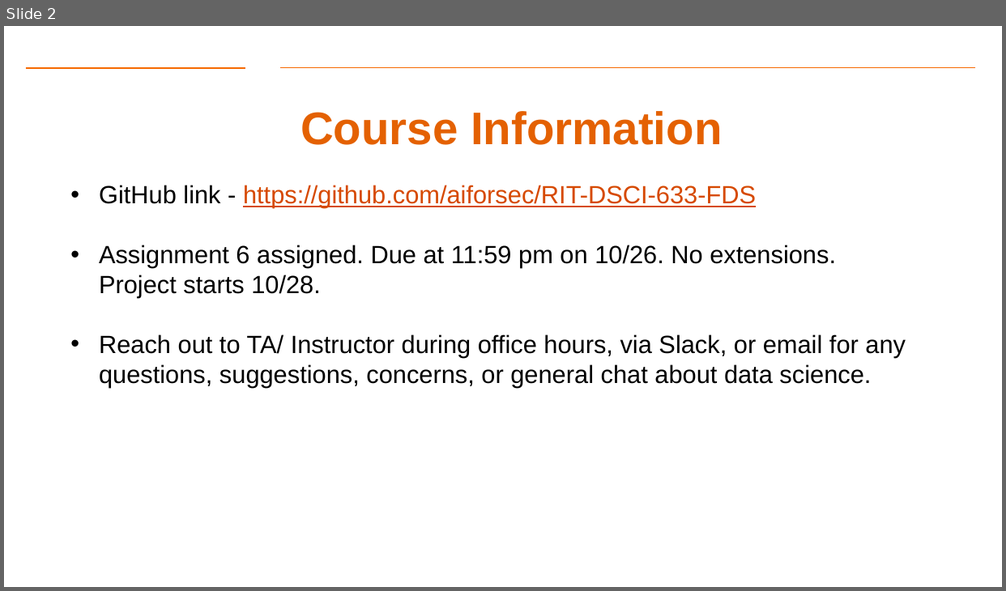
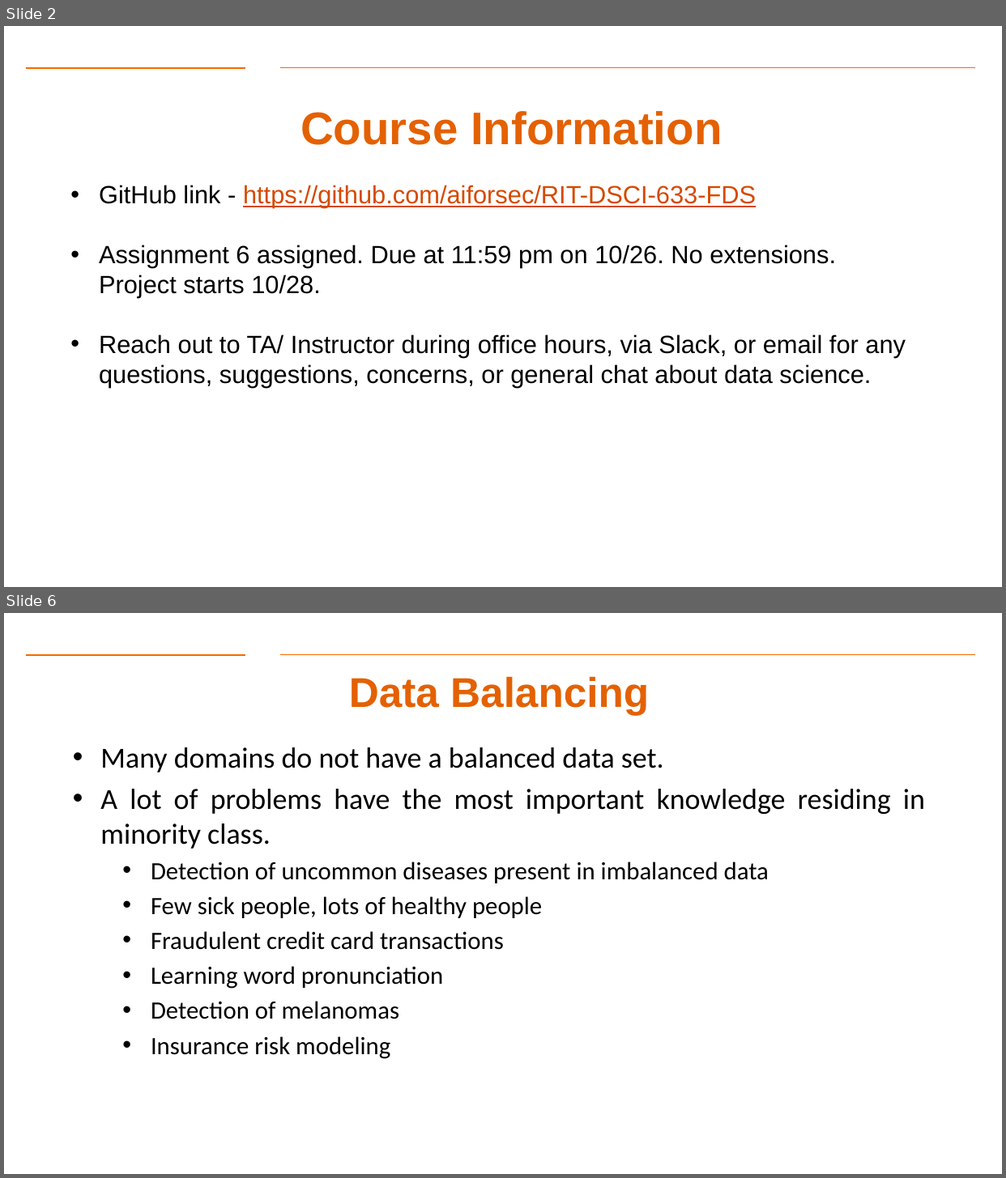
Before and after one commit to Dre1896/RIT-DSCI-633-FDS, a slide deck: Syllabus/Lecture16/Lec16.pptx. Shown one above the other, each under a label of ours: slide 2 before the commit, slides 2 and 6 after it; the slides between them are not shown. The pictures are 1006x591 and 1006x1178 pixels, drawn with LibreOffice and Linux fonts; fonts in the diff are those of the drawing; background and template pictures are left out. Boxes give left, top, right and bottom in pixels: in the first picture for what was removed or moved away, otherwise in the second. Text is boxed around its words. In the diff, an @@ line names an element or a change of style, - is before the commit and + after.

```diff
--- a/Syllabus/Lecture16/Lec16.pptx
+++ b/Syllabus/Lecture16/Lec16.pptx
@@ slide 6 added at [4,613,1002,1174], background #FFFFFF; not listed: 2 template elements that a slide beside it also shows @@
@@ title added at [349,676,649,715], 40 pt, text #E46102, bold @@
+Data Balancing
@@ text added at [100,747,925,1059], 24 pt, text #000000 @@
+• Many domains do not have a balanced data set.
+• A lot of problems have the most important knowledge residing in minority class.
+  • Detection of uncommon diseases present in imbalanced data
+  • Few sick people, lots of healthy people
+  • Fraudulent credit card transactions
+  • Learning word pronunciation
+  • Detection of melanomas
+  • Insurance risk modeling
```
Also in this commit, not shown: 1 slide changed, 15 other slides added, 36 slides removed, 2 other files.
